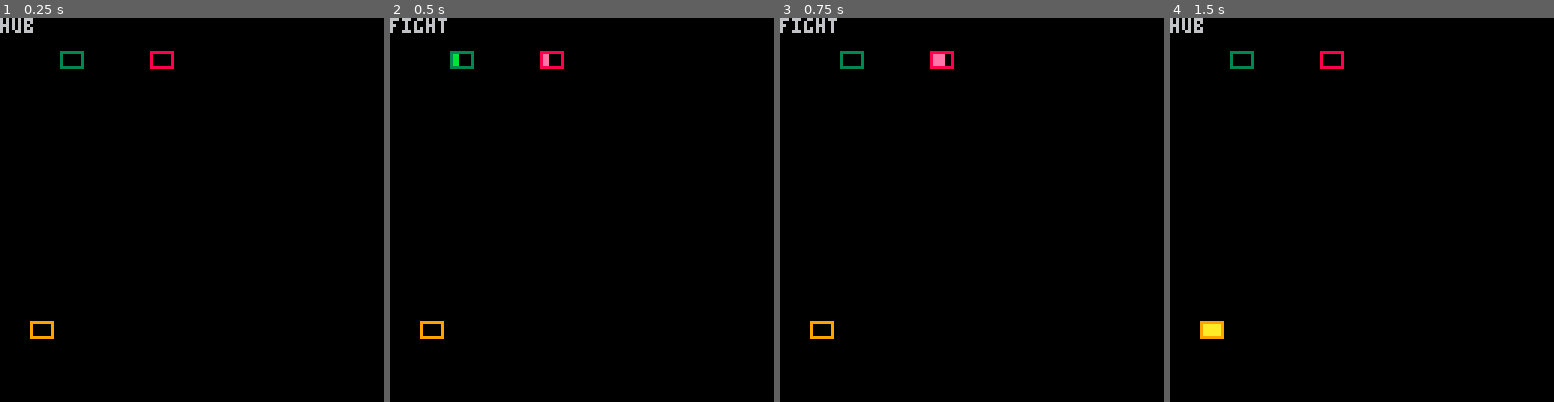
Above: before the commit, frames 1-4 (left to right).
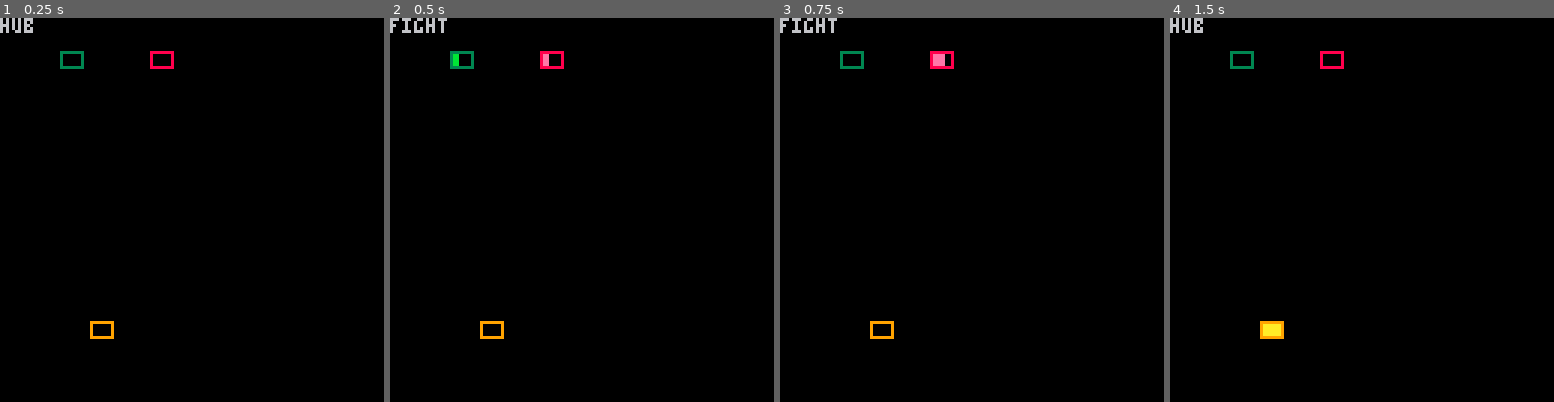
Above: after the commit, the same moments.

Repository: VedVid/IdleRPG
Game: PICO-8 cartridge idlerpg.p8
Two runs of this game, one before a commit and one after it. Both use one fixed random seed, a clock stepped at 60 frames per second and the inputs below.
Inputs:
- Up to frame 1 (0.25 s): no input
- Up to frame 2 (0.5 s): tap O (Z key) at 0.33 s
- Up to frame 3 (0.75 s): tap O (Z key) at 0.7 s
- Up to frame 4 (1.5 s): tap O (Z key) at 1.43 s

The runs differ from the first frame. In frame 1, 0.3% of the frame differs, in the area x 7-30%, y 78-84%; in frame 2, 0.3%; in frame 3, 0.3%; in frame 4, 0.6%.

Commit message:
Working on HP bar

Diff:
--- a/idlerpg.p8
+++ b/idlerpg.p8
@@ -76,11 +76,15 @@
                     {9,10,11,12},
                     player.attack_speed,
                     "fight")
+ player.hp_bar =
+  make_progress_bar(10, 100,
+                    {5,6,7,8},
+                    0, "")
+ player.hp_bar.frame = 4
  player.xp_bar =
-  make_progress_bar(10, 100,
+  make_progress_bar(30, 100,
                     {1,2,3,4},
-                    0,
-                    "")
+                    0, "")
  return player
 end
 
